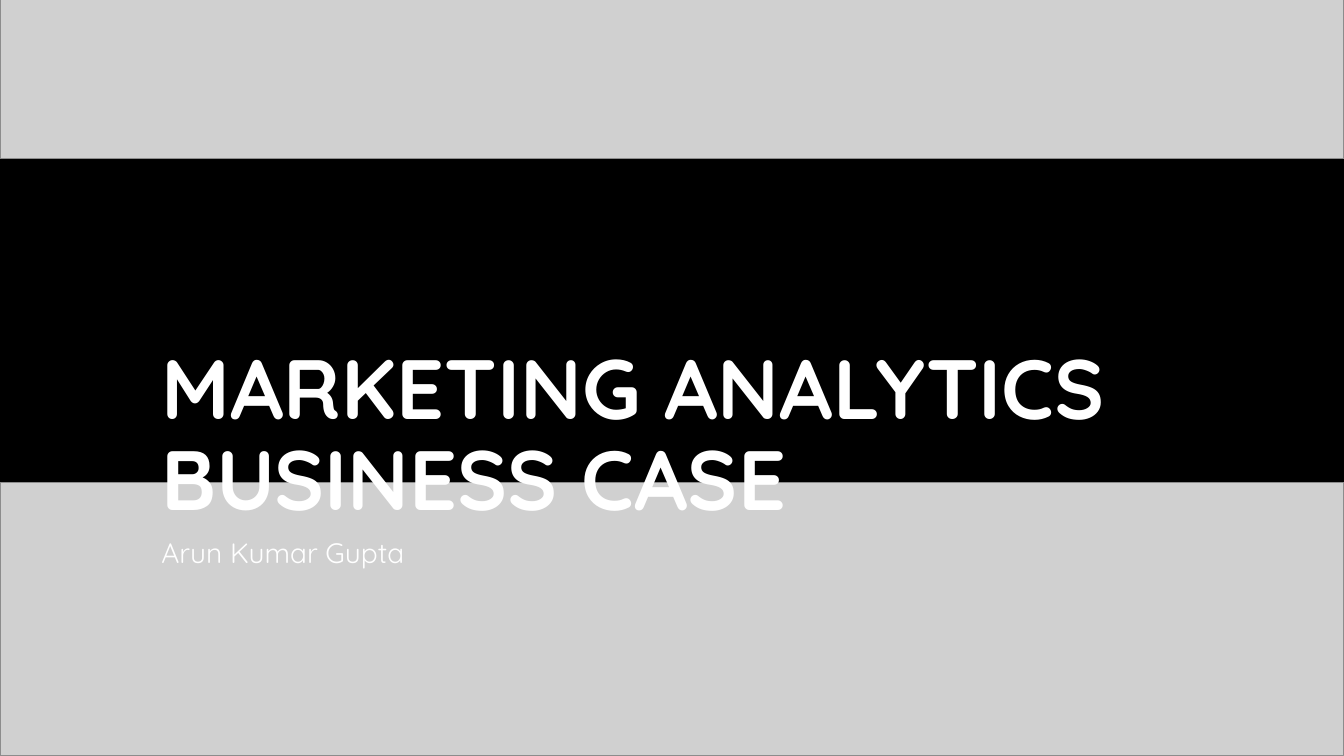
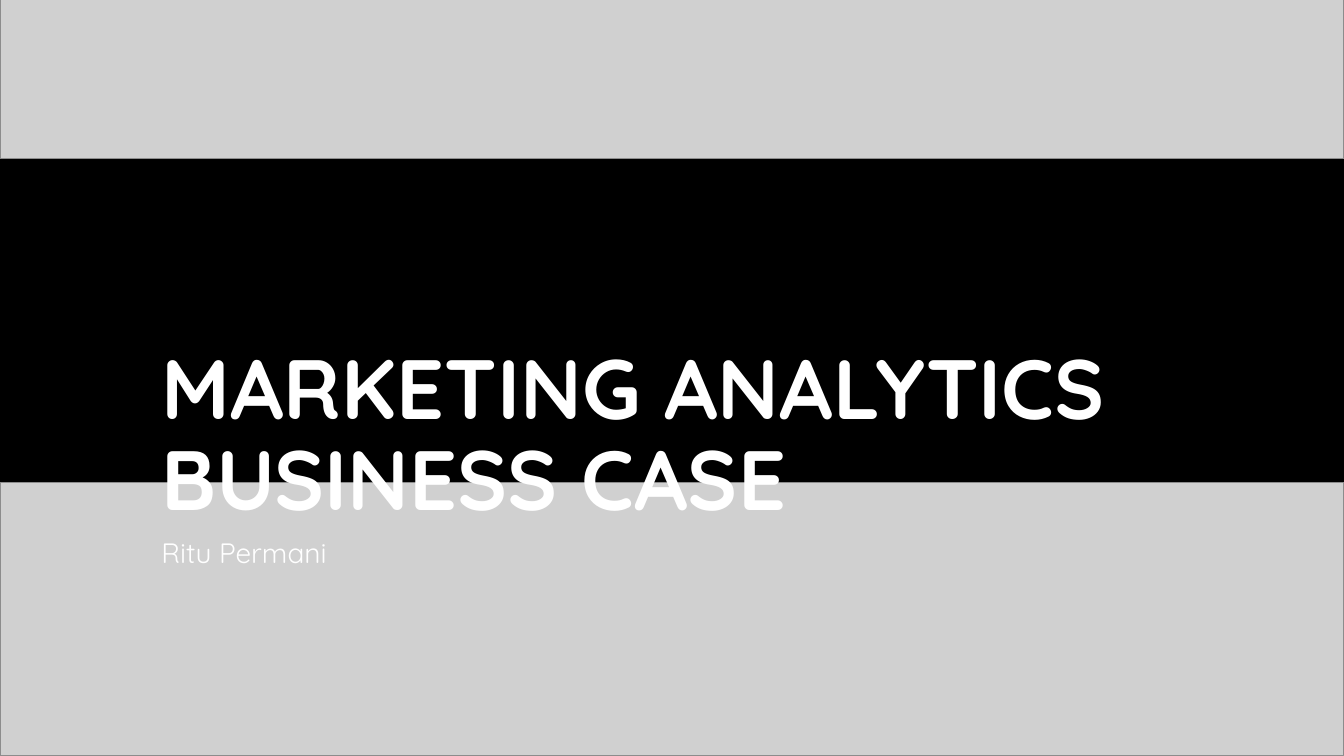
Before and after one commit to ritupermani/ShopEasy-CaseStudy, a slide deck: slide 1 of Marketing Analytics Business Case.pptx. Drawn at 1344x756 pixels with LibreOffice and Linux fonts; fonts in the diff are those of the drawing; grey boxes stand for pictures; background and template pictures are left out. Boxes give left, top, right and bottom in pixels: in the first picture for what was removed or moved away, otherwise in the second. Text is boxed around its words. In the diff, an @@ line names an element or a change of style, - is before the commit and + after.

```diff
--- a/Marketing Analytics Business Case.pptx
+++ b/Marketing Analytics Business Case.pptx
@@ subtitle at [161,544,327,563]: text changed @@
-Arun Kumar Gupta
+Ritu Permani
```
